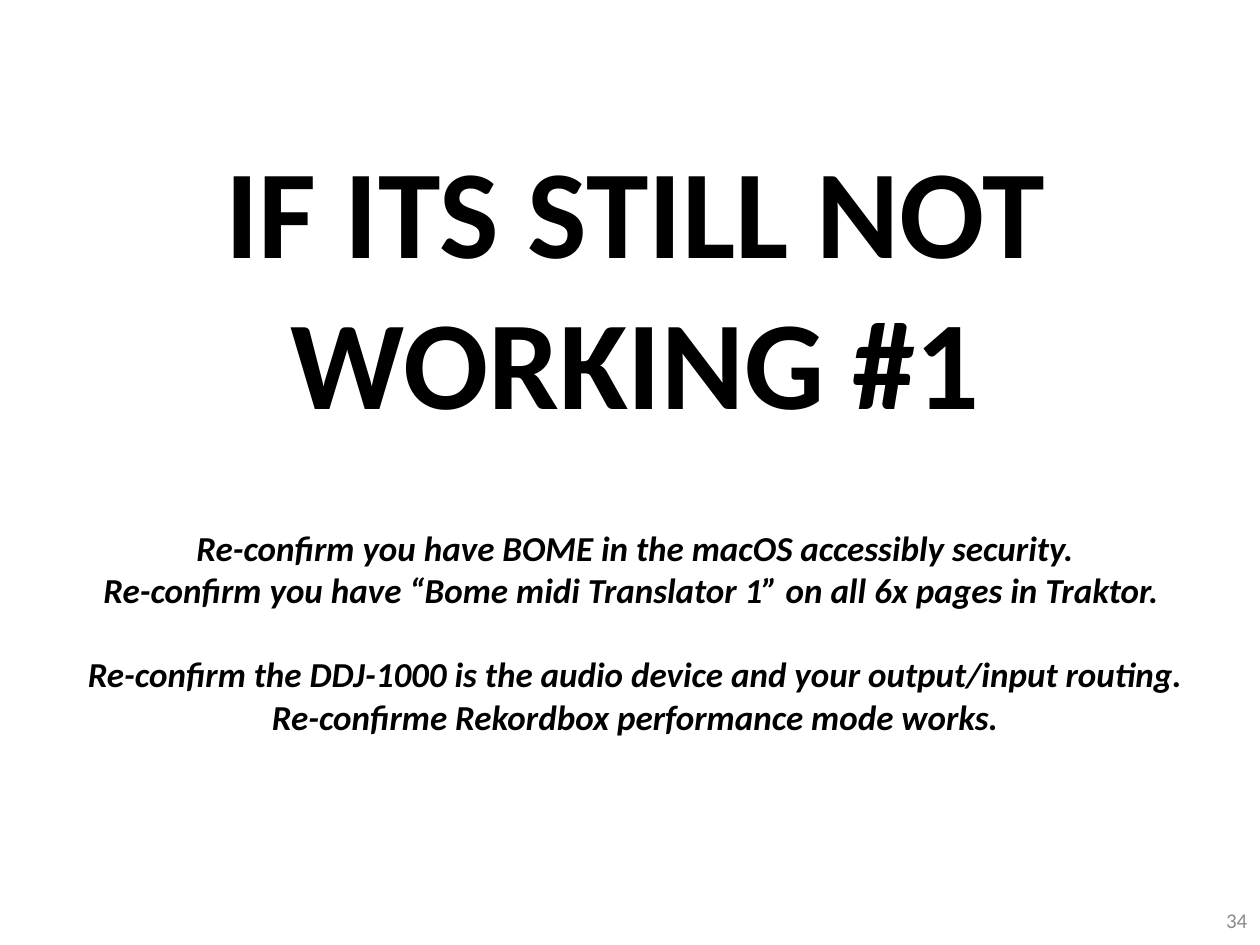
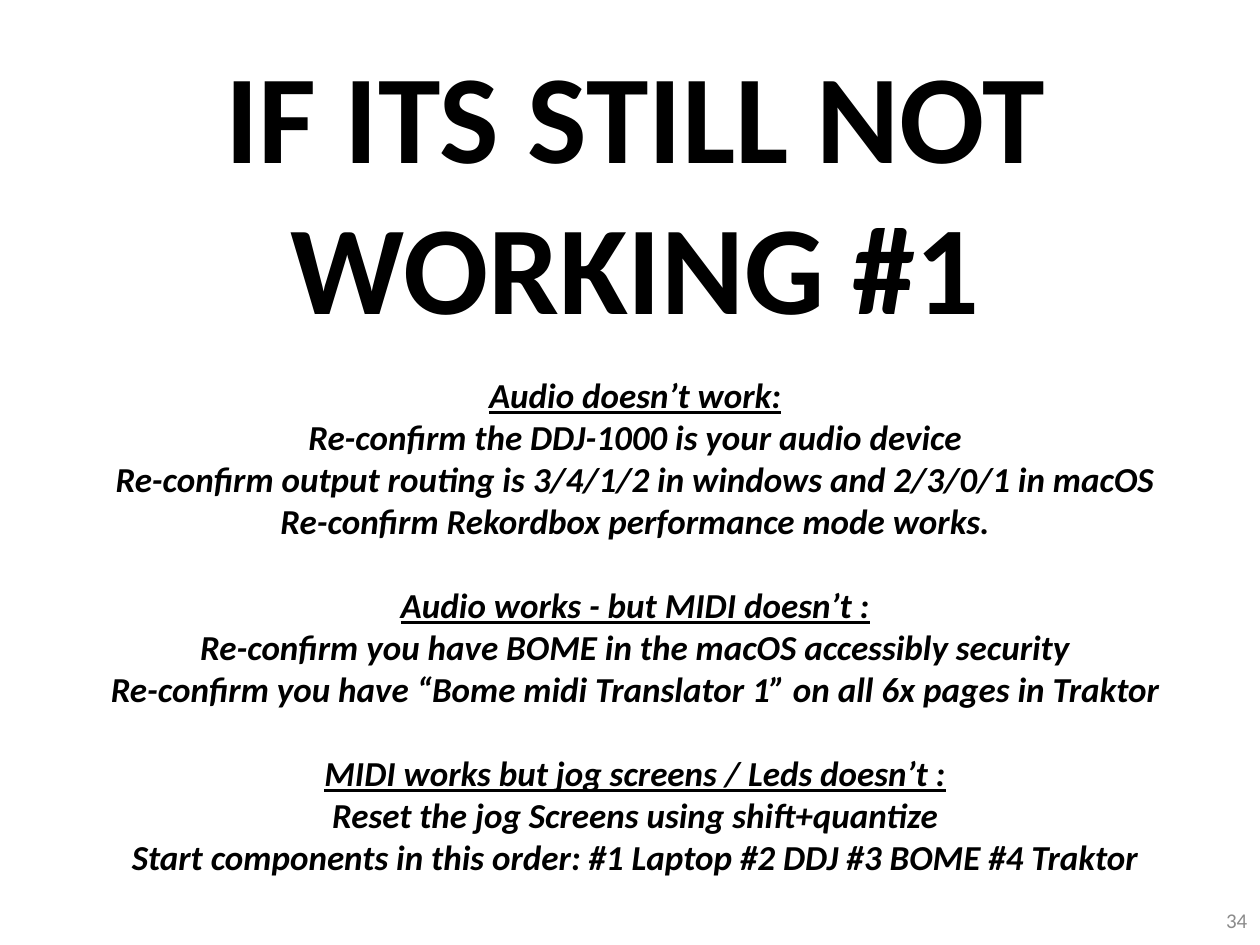
Before and after one commit to pestrela/music, a slide deck: slide 34 of traktor/mapping_ddj_1000/Support files/Source files/DDJ-1000 - Installation Guide.pptx. Drawn at 1260x945 pixels with LibreOffice and Linux fonts; fonts in the diff are those of the drawing. Boxes give left, top, right and bottom in pixels: in the first picture for what was removed or moved away, otherwise in the second. Text is boxed around its words. In the diff, an @@ line names an element or a change of style, - is before the commit and + after.

```diff
--- a/traktor/mapping_ddj_1000/Support files/Source files/DDJ-1000 - Installation Guide.pptx
+++ b/traktor/mapping_ddj_1000/Support files/Source files/DDJ-1000 - Installation Guide.pptx
@@ text "IF ITS STILL NOT WORKING ...": place and size @@
-text "IF ITS STILL NOT WORKING ..." at (88, 175, 1182, 736)
+text "IF ITS STILL NOT WORKING ..." at (111, 80, 1159, 876)
@@ text at (111, 383, 1159, 876): text changed @@
-Re-confirm you have BOME in the macOS accessibly security.
-Re-confirm you have “Bome midi Translator 1” on all 6x pages in Traktor.
-Re-confirm the DDJ-1000 is the audio device and your output/input routing.
-Re-confirme Rekordbox performance mode works.
+Audio doesn’t work:
+Re-confirm the DDJ-1000 is your audio device
+Re-confirm output routing is 3/4/1/2 in windows and 2/3/0/1 in macOS
+Re-confirm Rekordbox performance mode works.
+Audio works - but MIDI doesn’t :
+Re-confirm you have BOME in the macOS accessibly security
+Re-confirm you have “Bome midi Translator 1” on all 6x pages in Traktor
+MIDI works but jog screens / Leds doesn’t :
+Reset the jog Screens using shift+quantize
+Start components in this order: #1 Laptop #2 DDJ #3 BOME #4 Traktor
```
Also in this commit, not shown: 5 other slides changed, 3 slides added, 8 other files.
